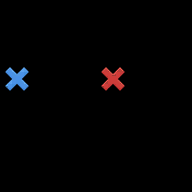
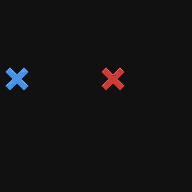
The second (192, 192) image is a revision of the first. Changes to its layers:
painted on "background" over [0, 0, 192, 192]
